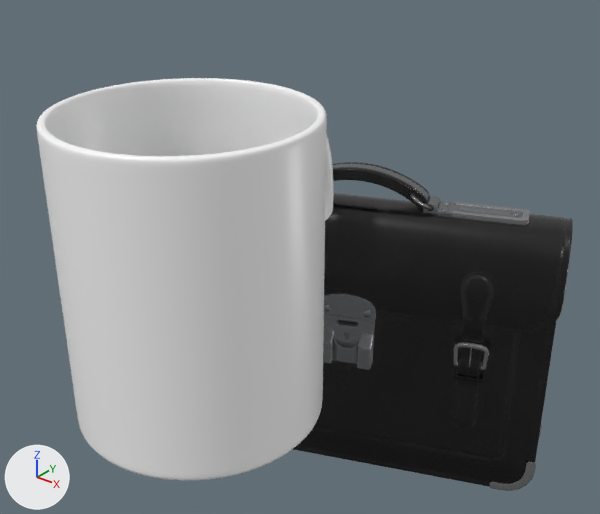
One commit to the glTF model frontend/public/mascot/props/vest.glb: the scene before it, then after it.
One viewpoint serves both versions: a camera (50 mm lens) standing at (0.189, -0.277, 0.123) and looking at (-0.007, -0.032, -0.028). Lighting does not change. The marker at lower left points along +X, +Y and +Z. The picture after the commit comes second.

Objects in the first picture: 'anchor_neg', 'anchor_pos'.
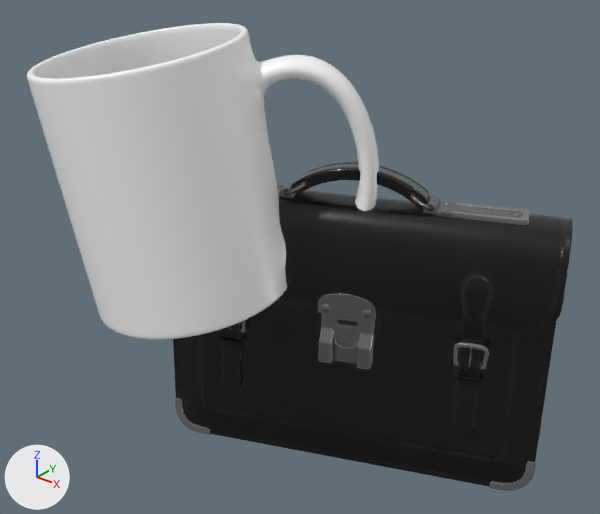
Boxes (x1, y1, x2, y2) around the edits, measured in the pictures (600 x 514 px):
'anchor_neg', deleted
    before: (36, 78, 334, 480)
'grip_neg', added
    after: (27, 23, 379, 340)

The change, as a diff of the scene's bpy script:
```diff
--- a/frontend/public/mascot/props/vest.glb.py
+++ b/frontend/public/mascot/props/vest.glb.py
@@ me_props_gripneg @@
+me_props_gripneg.from_pydata(...)  # 4832 vertices, 9664 faces; spans x -0.1192..0.0099, y -0.0967..0.0093, z -0.0643..0.0594
+me_props_gripneg.materials.append(mat_vest_neg_material_001)  # white #ffffff
@@ ob_anchor_neg @@
-ob_anchor_neg = bpy.data.objects.new('anchor_neg', me_props_neg)
-ob_anchor_neg.location = (0.0, 0.0, 0.0)
@@ ob_grip_neg @@
+ob_grip_neg = bpy.data.objects.new('grip_neg', me_props_gripneg)
+ob_grip_neg.location = (0.0, 0.0, 0.0)
```
